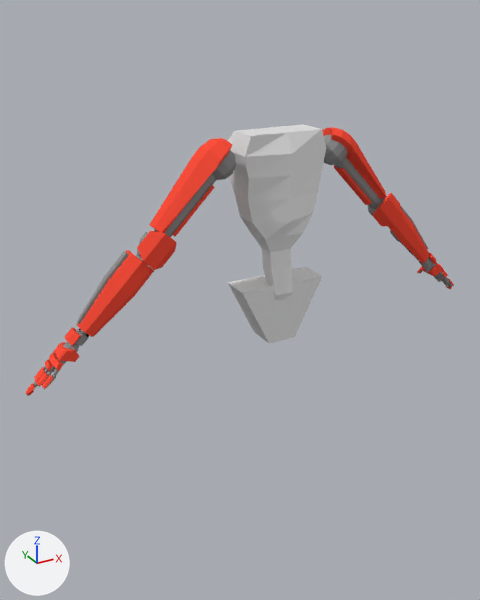
The Blender file datas/meshes/player.blend as it was, and as the next commit left it.
Camera for both pictures: a camera (50 mm lens) standing at (-1.07, -1.706, 1.958) and looking at (-0.092, 0.071, 1.069). Every picture has the same lights, and +X, +Y and +Z are marked at lower left.

In view in the first picture: '0-arm', '0-arm.001', '1-elbow', '2-foreArm', '2-foreArm.001', 'Cube', 'Plane'.
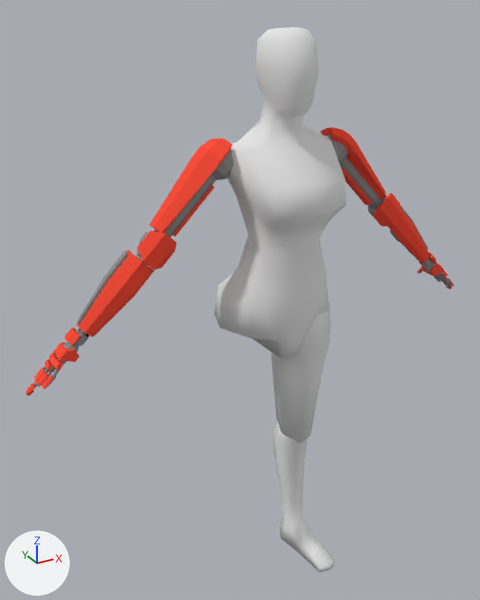
Commit message: Serialize player linked actions.

Changed parts and their boxes [x1, y1, x2, y2] in the pictures (480 x 600 px):
'body.002', added
    after: [214, 27, 346, 357]
'Plane', deleted
    before: [228, 124, 326, 300]
'body.001', added
    after: [271, 301, 331, 444]
'Cube', deleted
    before: [228, 267, 322, 344]
'body.003', added
    after: [273, 421, 335, 572]

The change, as a list of edits to the scene's bpy script:
```text
Add mat_material_001:
    mat_material_001 = diffuse_material('Material.001')
    mat_material_001.base_color = (0.8, 0.8, 0.8)  # white #e7e7e7
Add me_cube_005:
    me_cube_005.from_pydata(...)  # 70 vertices, 66 faces; spans x -0.06..0.091, y -0.198..0.107, z -0.541..0.023
    me_cube_005.polygons.foreach_set('use_smooth', [True] * 66)
    me_cube_005.materials.append(mat_material_001)  # white #e7e7e7
Add me_cube_004:
    me_cube_004.from_pydata(...)  # 111 vertices, 98 faces; spans x 0.0..0.206, y -0.225..0.14, z -0.106..0.909
    me_cube_004.polygons.foreach_set('use_smooth', [True] * 98)
    me_cube_004.materials.append(mat_material_001)  # white #e7e7e7
Add me_cube_003:
    me_cube_003.from_pydata(...)  # 44 vertices, 40 faces; spans x -0.11..0.112, y -0.129..0.152, z -0.503..0.116
    me_cube_003.polygons.foreach_set('use_smooth', [True] * 40)
    me_cube_003.materials.append(mat_material_001)  # white #e7e7e7
Remove ob_cube:
    ob_cube = bpy.data.objects.new('Cube', me_cube)
    ob_cube.location = (0.0, 0.0, 1.0)
Remove ob_plane:
    ob_plane = bpy.data.objects.new('Plane', me_plane_001)
    ob_plane.location = (0.0, 0.0, 1.05)
Add ob_body_003:
    ob_body_003 = bpy.data.objects.new('body.003', me_cube_005)
    ob_body_003.location = (0.107, 0.0, 0.541)
Add ob_body_002:
    ob_body_002 = bpy.data.objects.new('body.002', me_cube_004)
    ob_body_002.location = (0.0, 0.0, 1.001)
    _m = ob_body_002.modifiers.new('Mirror', 'MIRROR')
    _m.use_clip = True
Add ob_body_001:
    ob_body_001 = bpy.data.objects.new('body.001', me_cube_003)
    ob_body_001.location = (0.11, 0.0, 1.001)
```
